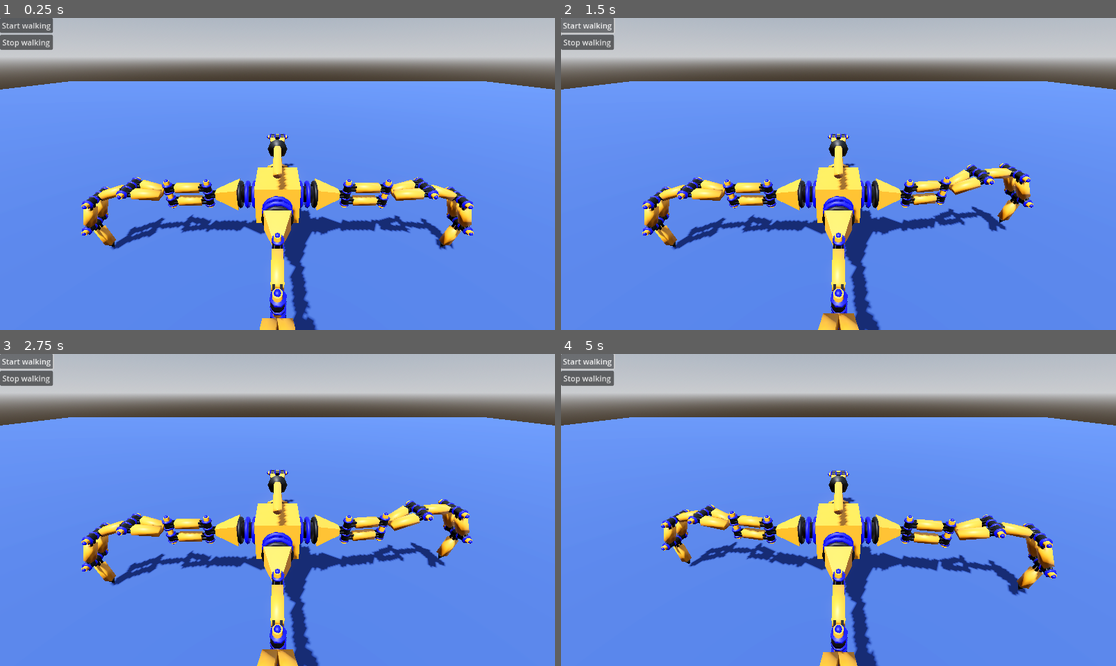
Above: before the commit, frames 1-4 (two rows, left to right).
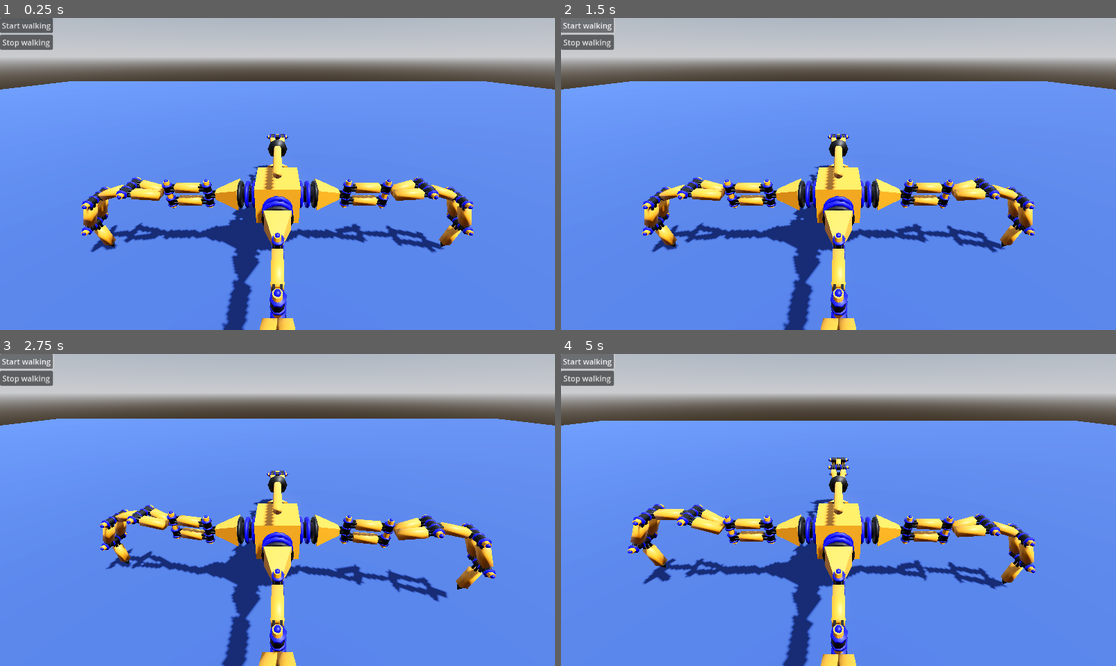
Above: after the commit, the same moments.

Repository: gheddie/godot_spider_game
Game: Godot game, scene res://sandbox.tscn
Same seed, same stepped clock (60 frames per second), same inputs: the game is played once before the commit and once after it.
Inputs:
- Up to frame 1 (0.25 s): no input
- Up to frame 2 (1.5 s): click "Start walking" at 0.5 s; click "Start walking" at 1.25 s
- Up to frame 3 (2.75 s): hold W (move_forward) from 2.03 s (still down)
- Up to frame 4 (5 s): release W (move_forward) at 2.78 s; hold S (move_backward) 2.78-3.53 s; hold W (move_forward) from 3.53 s (still down)

The runs differ from the first frame. In frame 1, 8.5% of the frame differs, in the area x 14-86%, y 37-100%; in frame 2, 10%; in frame 3, 13%; in frame 4, 13%, in the area x 8-92%, y 20-100%.

Commit message:
moving back and forth

Diff:
--- a/assets/spider.tscn
+++ b/assets/spider.tscn
@@ -6,11 +6,11 @@
 [sub_resource type="BoxShape3D" id="BoxShape3D_h5k70"]
 size = Vector3(10.6, 3.3, 10.6)
 
-[node name="Spider" type="StaticBody3D"]
+[node name="Spider" type="CharacterBody3D"]
 script = ExtResource("1_h5k70")
 
 [node name="spider" parent="." instance=ExtResource("1_k3kcl")]
-transform = Transform3D(0.1, 0, 0, 0, 0.1, 0, 0, 0, 0.1, 0, 0, 0)
+transform = Transform3D(-4.371139e-09, 0, -0.1, 0, 0.1, 0, 0.1, 0, -4.371139e-09, 0, 0, 0)
 
 [node name="Skeleton3D" parent="spider/Armature4" index="0"]
 bones/1/rotation = Quaternion(0, 0, 0.0054911003, 0.9999849)
--- a/script/spider.gd
+++ b/script/spider.gd
@@ -1,9 +1,13 @@
-extends StaticBody3D
+class_name Spider
+
+extends CharacterBody3D
 
 @onready var spider_animator: AnimationPlayer = $spider/AnimationPlayer
 
 @onready var buttonStartWalking: Button = $GridContainer/StartWalking
 @onready var buttonStopWalking: Button = $GridContainer/StopWalking
+
+const SPEED = 5.0
 
 const WALK_ANIMATION: String = "Animation"
 
@@ -16,7 +20,22 @@
 	anim.loop_mode = (Animation.LOOP_LINEAR)
 
 func _process(delta: float) -> void:
-	pass
+
+	if (Input.is_action_pressed("move_forward") or Input.is_action_pressed("move_backward")):
+		start_walking()
+	else:
+		stop_walking()
+
+	var input_dir := Input.get_vector("move_forward", "move_backward", "", "")
+	var direction := (transform.basis * Vector3(input_dir.x, 0, input_dir.y)).normalized()
+	if direction:
+		velocity.x = direction.x * SPEED
+		velocity.z = direction.z * SPEED
+	else:
+		velocity.x = move_toward(velocity.x, 0, SPEED)
+		velocity.z = move_toward(velocity.z, 0, SPEED)
+
+	move_and_slide()
 
 func connect_buttons() -> void:
 	buttonStartWalking.pressed.connect(start_walking)
